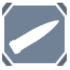
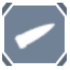
Comparing the layer stacks of the two 70x70 images. Changes:
painted on "Ebene 2" over [8, 19, 60, 55]